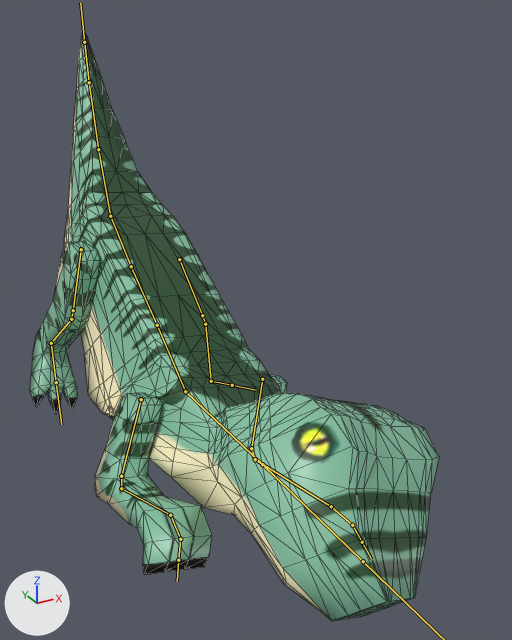
An edit to the FBX model 그래픽자료/모델/M_Dino.fbx, drawn before and after from the same camera.
The view is the same before and after, from a camera (50 mm lens) standing at (-0.105, -0.312, 0.108) and looking at (0.033, -0.06, -0.018). Arrows for +X, +Y and +Z are at lower left; the lights stay in place. Both versions are drawn at frame 96 of the action 'Dino_Ani|15.Sliding'; the numbers are the values there. The bones that bend it are drawn over the model as lines. Mesh edges are drawn as thin lines.

Names of what the first picture shows: 'Dino_Body', 'Dino_Head', 'Dino_Hend', 'Dino_Leg', 'Dino_Tail'.
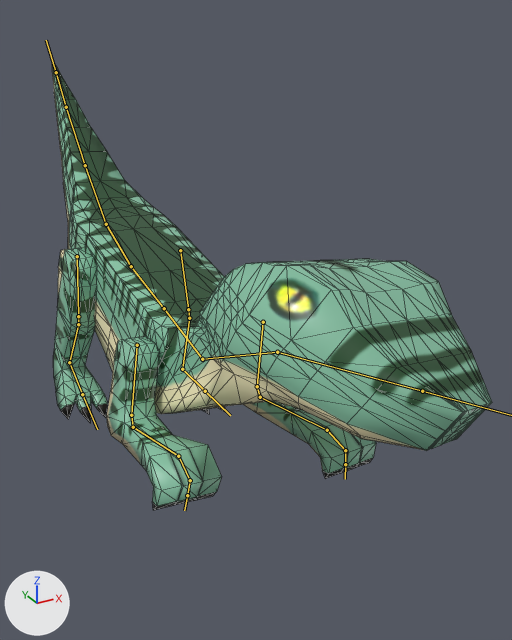
The edits, one by one:
Bone 'Body_Bone' (bone_body_bone) turns from (-31, -10, 3) to (-13, -4, 0) degrees about its own x, y and z.
Bone 'Body_Second_Bone' (bone_body_second_bone) turns from (0, -11, 0) to (0, -4, 0) degrees about its own x, y and z.
Bone 'Neck_Bone' (bone_neck_bone) turns from (-31, -10, 3) to (-13, -4, 0) degrees about its own x, y and z.
Bone 'Head_Bone' (bone_head_bone) turns from (31, -10, -3) to (10, -6, 17) degrees about its own x, y and z.
Bone 'Left_Leg_First_Bone' (bone_left_leg_first_bone) moves from (-0.05, 0.42, -0.05) to (-0.02, 0.17, -0.02).
Bone 'Left_Leg_First_Bone' (bone_left_leg_first_bone) turns from (0, 0, -36) to (-4, -3, -15) degrees about its own x, y and z.
Bone 'Left_Leg_Second_Bone' (bone_left_leg_second_bone) turns from (-19, 0, 0) to (-9, 0, 0) degrees about its own x, y and z.
Bone 'Left_Leg_Foot_Bone' (bone_left_leg_foot_bone) turns from (11, 0, 0) to (-6, 0, 0) degrees about its own x, y and z.
Bone 'Left_Hend_First_Bone' (bone_left_hend_first_bone) moves from (0.0, 2.41, 0.0) to (0.0, 0.98, 0.0).
Bone 'Left_Hend_First_Bone' (bone_left_hend_first_bone) turns from (-19, -14, -19) to (-8, -5, -8) degrees about its own x, y and z.
Bone 'Left_Hend_Second_Bone' (bone_left_hend_second_bone) turns from (-31, 10, -3) to (-13, 4, 0) degrees about its own x, y and z.
Bone 'Left_Hend_1' (bone_left_hend_1) turns from (31, 0, 0) to (13, 0, 0) degrees about its own x, y and z.
Bone 'Left_Hend_2' (bone_left_hend_2) turns from (58, 0, 0) to (25, 0, 0) degrees about its own x, y and z.
Bone 'Body_Tail_Main_Bone' (bone_body_tail_main_bone) turns from (21, 10, 2) to (9, 4, 0) degrees about its own x, y and z.
Bone 'Tail_1' (bone_tail_1) turns from (0, 11, 0) to (0, 4, 0) degrees about its own x, y and z.
Bone 'Right_Hend_First_Bone' (bone_right_hend_first_bone) moves from (0.0, 2.13, 0.0) to (0.0, 0.87, 0.0).
Bone 'Right_Hend_First_Bone' (bone_right_hend_first_bone) turns from (-20, -4, -20) to (-9, -1, -9) degrees about its own x, y and z.
Bone 'Right_Hend_Second_Bone' (bone_right_hend_second_bone) turns from (-11, 0, 0) to (-4, 0, 0) degrees about its own x, y and z.
Bone 'Right_Hend_2' (bone_right_hend_2) turns from (41, 0, 0) to (17, 0, 0) degrees about its own x, y and z.
Bone 'Right_Leg_First_Bone' (bone_right_leg_first_bone) moves from (0.03, -0.28, 0.14) to (0.01, -0.11, 0.06).
Bone 'Right_Leg_First_Bone' (bone_right_leg_first_bone) turns from (-11, 0, 0) to (-4, 0, 0) degrees about its own x, y and z.
Bone 'Right_Leg_Scond_Bone' (bone_right_leg_scond_bone) turns from (-29, 0, 0) to (-13, 0, 0) degrees about its own x, y and z.
Bone 'Right_Leg_Foot_Bone' (bone_right_leg_foot_bone) turns from (-11, 0, 0) to (-4, 0, 0) degrees about its own x, y and z.

Where the change shows, as pixel boxes [x1, y1, x2, y2] in the pictures (512 x 640 px):
'Dino_Head', posed (19% shorter): before [106, 385, 439, 621]; after [155, 259, 492, 451]
'Dino_Body', posed: before [64, 192, 278, 415]; after [68, 196, 224, 372]
'Dino_Hend', posed: before [94, 375, 287, 575]; after [106, 336, 376, 510]
'Dino_Tail', posed (12% shorter): before [65, 31, 152, 237]; after [52, 64, 141, 246]
'Dino_Leg', posed: before [30, 241, 202, 414]; after [53, 248, 225, 422]
bone 'Body_Bone', root to tip: before (131, 266) to (157, 325); after (131, 266) to (164, 308)
bone 'Body_Second_Bone', root to tip: before (157, 325) to (185, 391); after (164, 308) to (202, 359)
bone 'Neck_Bone', root to tip: before (185, 391) to (262, 464); after (202, 359) to (277, 352)
bone 'Head_Bone', root to tip: before (262, 464) to (363, 561); after (277, 352) to (422, 391)
bone 'Left_Leg_First_Bone', root to tip: before (179, 259) to (202, 315); after (180, 250) to (188, 309)
bone 'Left_Leg_Second_Bone', root to tip: before (205, 324) to (211, 381); after (189, 318) to (182, 369)
bone 'Left_Leg_Foot_Bone', root to tip: before (211, 381) to (232, 385); after (182, 369) to (205, 391)
bone 'Left_Hend_First_Bone', root to tip: before (262, 379) to (251, 448); after (263, 322) to (257, 386)
bone 'Left_Hend_Second_Bone', root to tip: before (255, 459) to (331, 506); after (260, 397) to (327, 430)
bone 'Left_Hend_1', root to tip: before (331, 506) to (352, 525); after (327, 430) to (345, 450)
bone 'Left_Hend_2', root to tip: before (352, 525) to (362, 542); after (345, 450) to (345, 464)
bone 'Body_Tail_Main_Bone', root to tip: before (131, 266) to (110, 216); after (131, 266) to (106, 224)
bone 'Tail_1', root to tip: before (110, 216) to (98, 149); after (106, 224) to (85, 165)
bone 'Right_Hend_First_Bone', root to tip: before (141, 399) to (121, 476); after (137, 345) to (131, 415)
bone 'Right_Hend_Second_Bone', root to tip: before (121, 488) to (170, 515); after (133, 427) to (178, 456)
bone 'Right_Hend_2', root to tip: before (180, 539) to (178, 560); after (190, 480) to (187, 495)
bone 'Right_Leg_First_Bone', root to tip: before (81, 249) to (73, 310); after (77, 256) to (78, 316)
bone 'Right_Leg_Scond_Bone', root to tip: before (71, 319) to (51, 343); after (78, 324) to (69, 362)
bone 'Right_Leg_Foot_Bone', root to tip: before (51, 343) to (56, 382); after (69, 362) to (82, 394)
